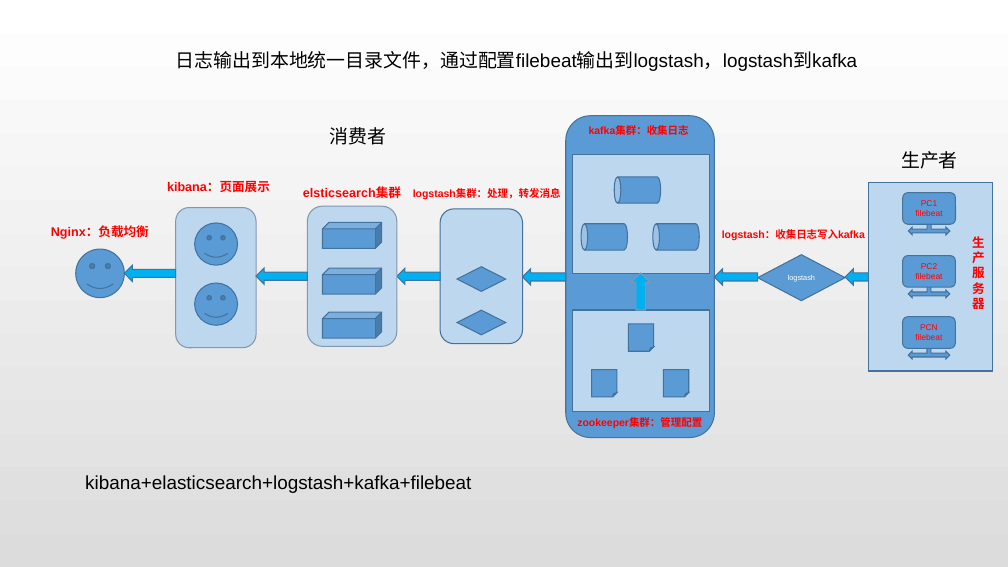
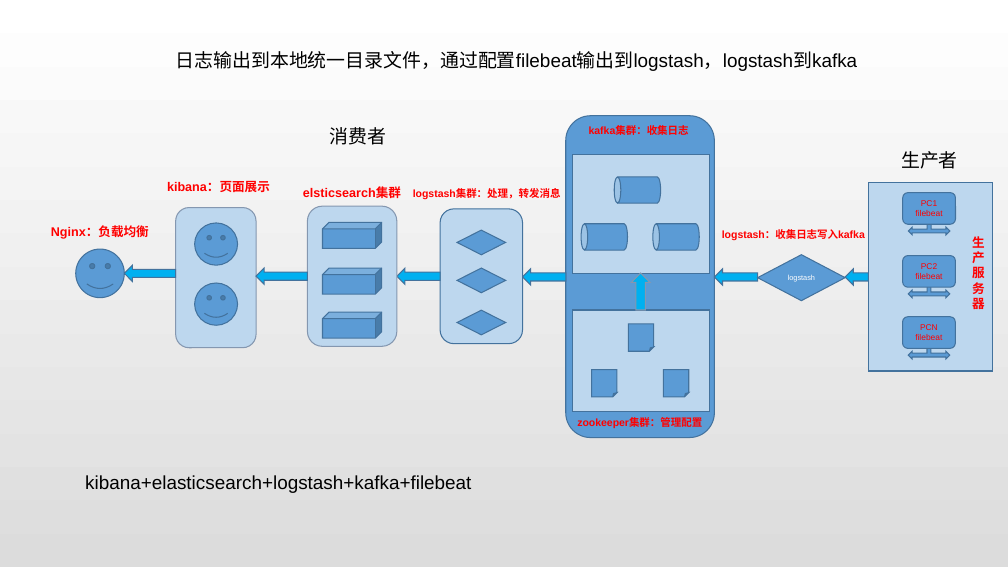
Before and after one commit to lzchub/iRecord, a slide deck: slide 2 of ELK Stack/ELK+kafka日志收集框架.pptx. Drawn at 1008x567 pixels with LibreOffice and Linux fonts; fonts in the diff are those of the drawing. Boxes give left, top, right and bottom in pixels: in the first picture for what was removed or moved away, otherwise in the second. Text is boxed around its words. In the diff, an @@ line names an element or a change of style, - is before the commit and + after.

```diff
--- a/ELK Stack/ELK+kafka日志收集框架.pptx
+++ b/ELK Stack/ELK+kafka日志收集框架.pptx
@@ diamond added at box(457, 230, 506, 255), fill #5B9BD5, outline #43739E 1 pt @@
```
Also in this commit, not shown: 11 other files.
